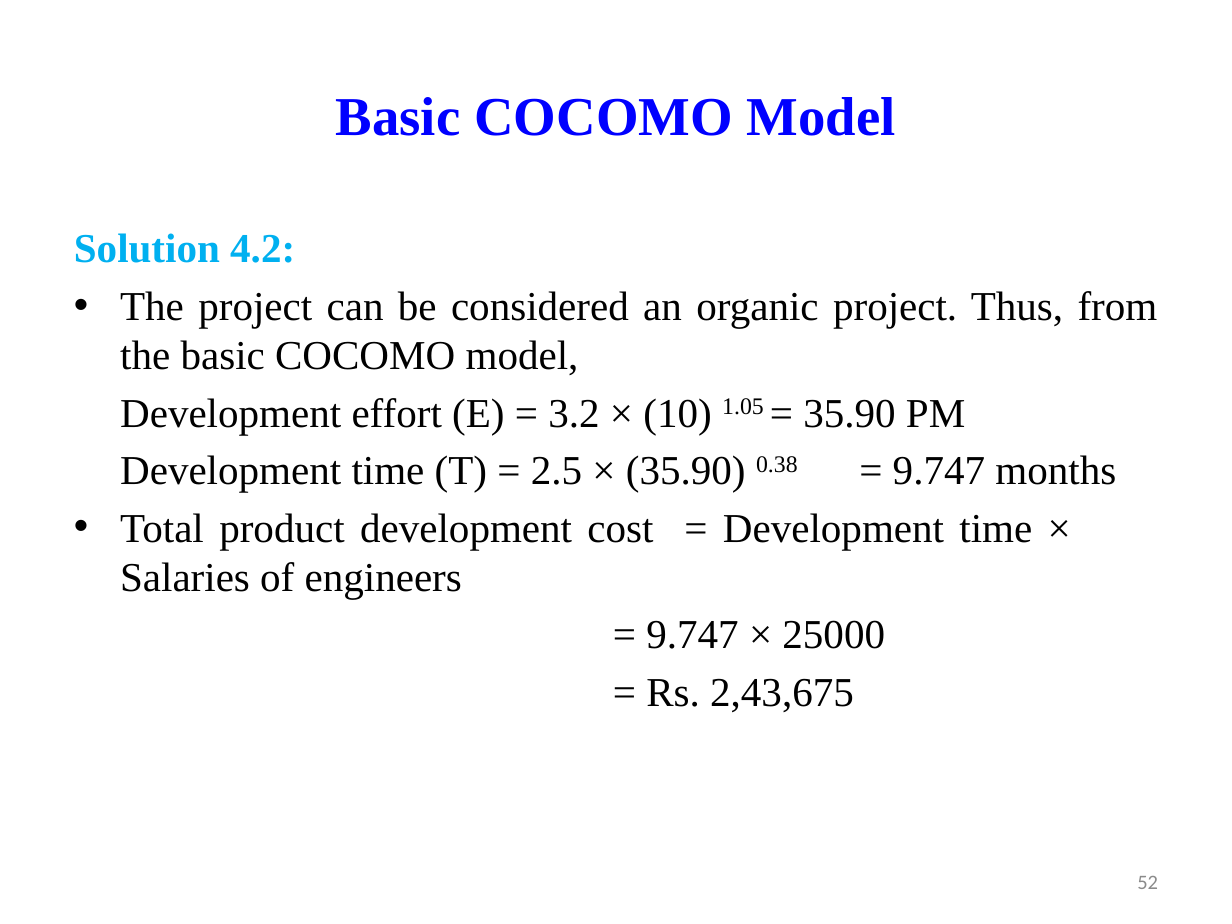
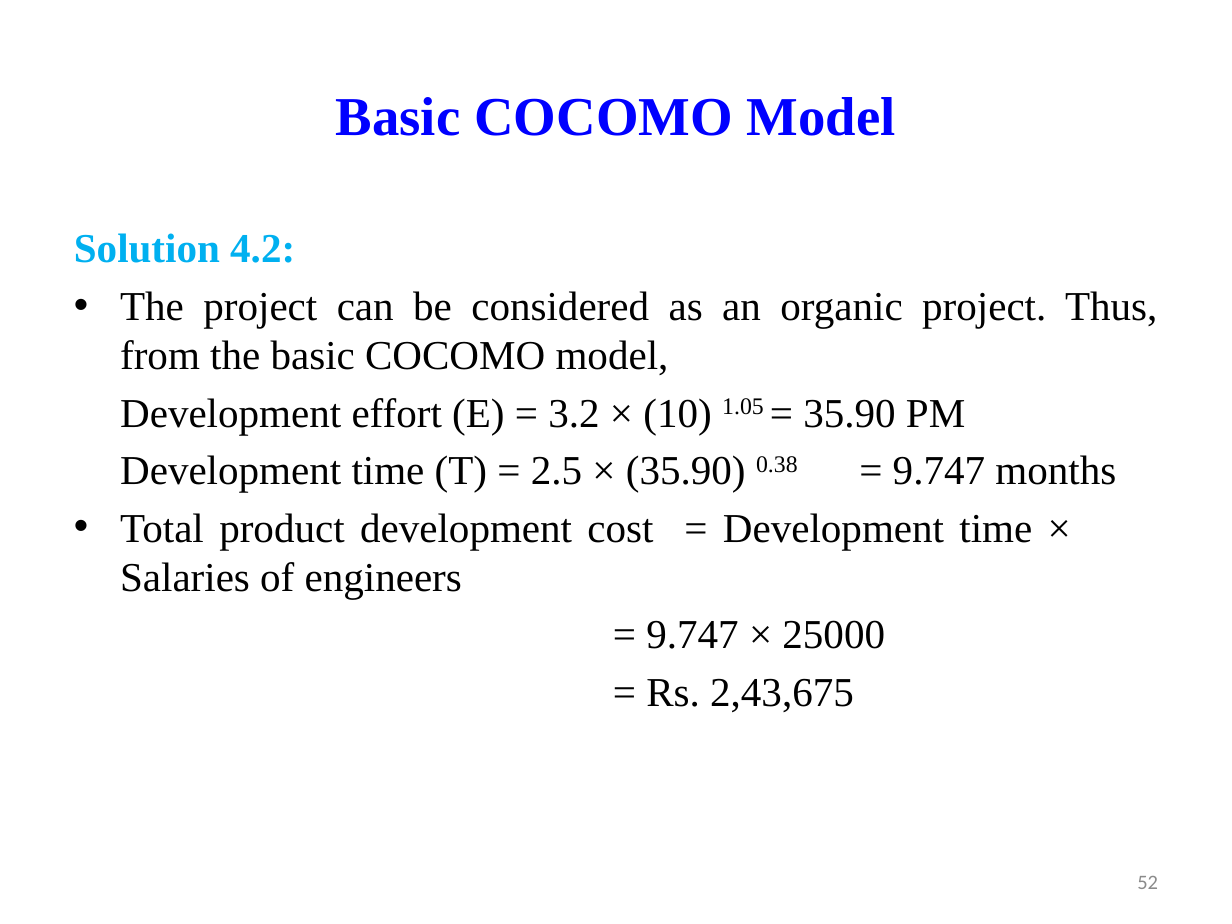
Before and after one commit to rohitbhure65/MTECH, a slide deck: slide 52 of MTECH NOTES AND PPT/Information System Design/L5- Project Planning and Estimation.pptx. Drawn at 1232x924 pixels with LibreOffice and Linux fonts; fonts in the diff are those of the drawing. Boxes give left, top, right and bottom in pixels: in the first picture for what was removed or moved away, otherwise in the second. Text is boxed around its words. In the diff, an @@ line names an element or a change of style, - is before the commit and + after.

```diff
--- a/MTECH NOTES AND PPT/Information System Design/L5- Project Planning and Estimation.pptx
+++ b/MTECH NOTES AND PPT/Information System Design/L5- Project Planning and Estimation.pptx
@@ text at bbox=[120, 291, 1157, 375]: text changed @@
-• The project can be considered an organic project. Thus, from the basic COCOMO model,
+• The project can be considered as an organic project. Thus, from the basic COCOMO model,
```
Also in this commit, not shown: 5 other slides changed, 3 slides added, 5 other files.
